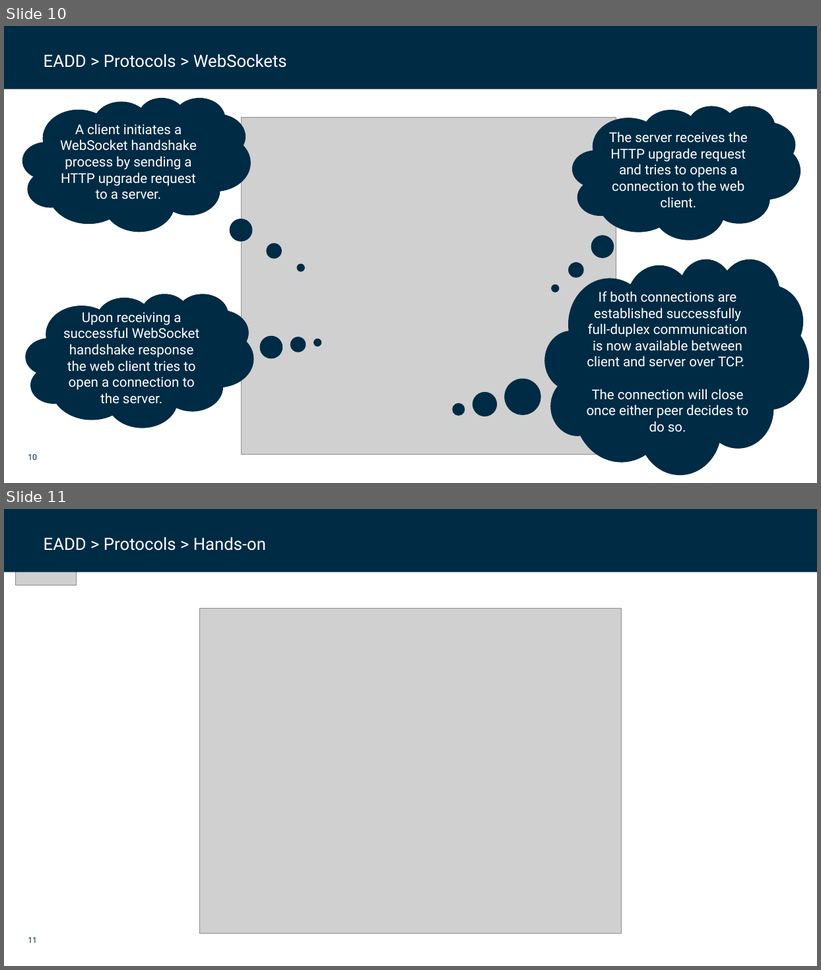
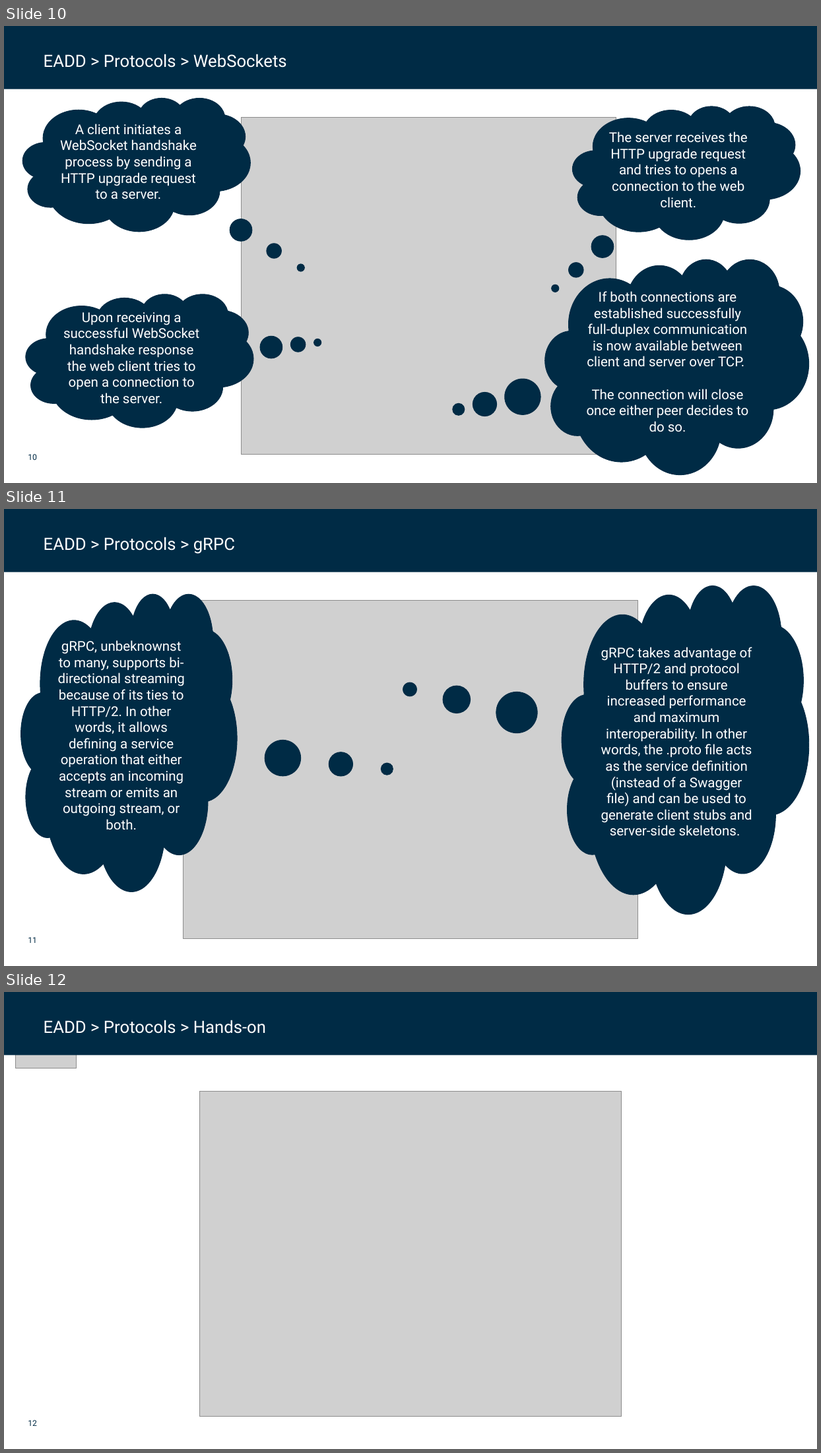
Before and after one commit to dfds/dojo, a slide deck: workshops/event-api-deep-dive/event-api-deep-dive.pptx. Shown one above the other, each under a label of ours: slides 10 and 11 before the commit, slides 10, 11 and 12 after it. The pictures are 821x970 and 821x1453 pixels, drawn with LibreOffice and Linux fonts; fonts in the diff are those of the drawing; grey boxes stand for pictures; background and template pictures are left out. Boxes give left, top, right and bottom in pixels: in the first picture for what was removed or moved away, otherwise in the second. Text is boxed around its words. In the diff, an @@ line names an element or a change of style, - is before the commit and + after.

Commit message:
finished event-api-deep-dive-big-picture-section

```diff
--- a/workshops/event-api-deep-dive/event-api-deep-dive.pptx
+++ b/workshops/event-api-deep-dive/event-api-deep-dive.pptx
@@ slide 11 added at [4,509,817,966], background #FFFFFF; not listed: 1 template element that a slide beside it also shows @@
@@ rectangle added at [4,509,817,572], fill #002B45 @@
@@ text added at [44,537,235,554], 20 pt, text #FFFFFF @@
+EADD > Protocols > gRPC
@@ thought cloud added at [562,585,809,914], fill #002B45, outline #002B45 0.75 pt, 16 pt, text #FFFFFF @@
+gRPC takes advantage of HTTP/2 and protocol buffers to ensure increased performance and maximum interoperability. In other words, the .proto file acts as the service definition (instead of a Swagger file) and can be used to generate client stubs and server-side skeletons.
@@ thought cloud added at [21,593,237,891], fill #002B45, outline #002B45 0.75 pt, 16 pt, text #FFFFFF @@
+gRPC, unbeknownst to many, supports bi-directional streaming because of its ties to HTTP/2. In other words, it allows defining a service operation that either accepts an incoming stream or emits an outgoing stream, or both.
@@ picture added at [183,601,638,939] @@
@@ what was slide 11 is now slide 12 @@
@@ page number at [28,1420,37,1426]: text changed @@
-11
+12
```
Also in this commit, not shown: 4 slides changed.
